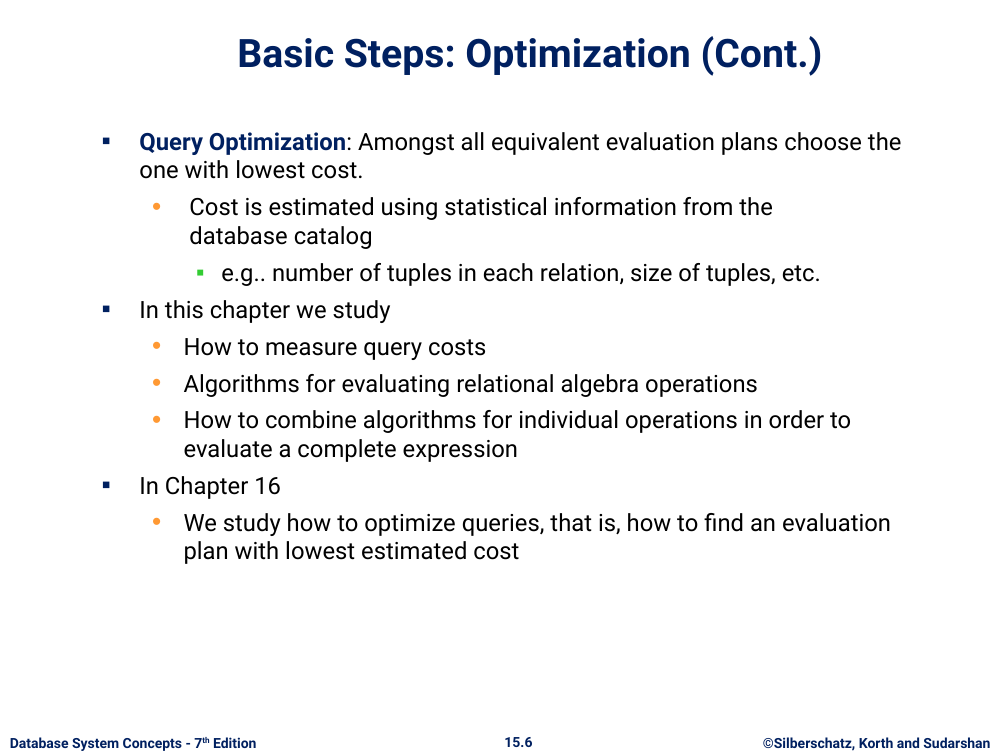
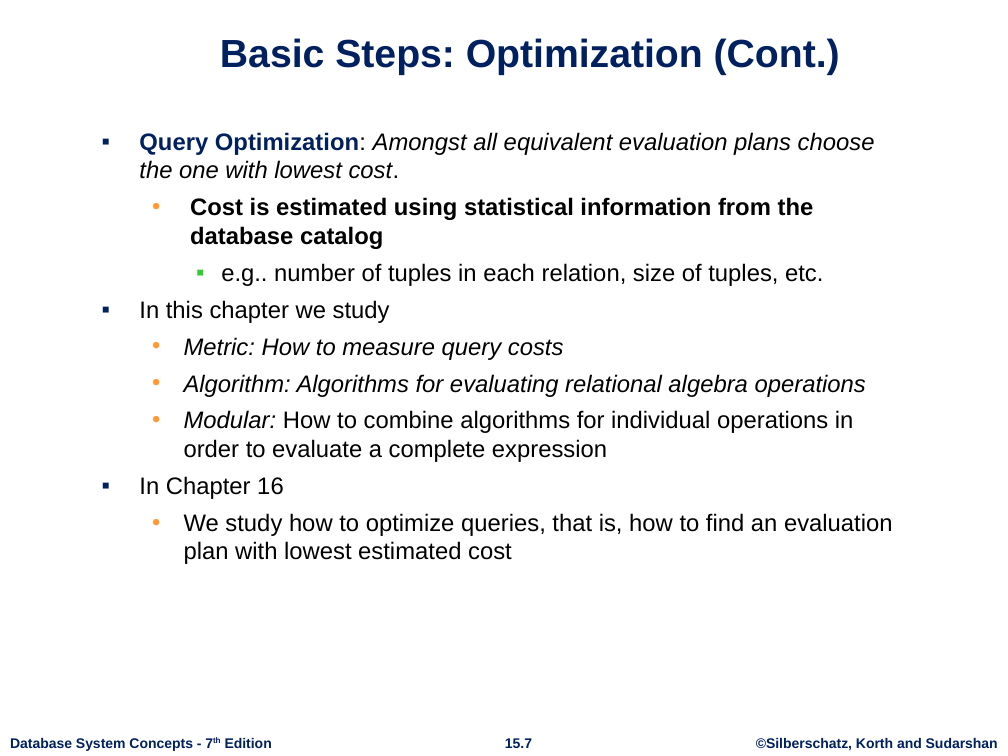
Before and after one commit to rizveeredwan/course-contents, a slide deck: slide 7 of CSE-3104/ch15.pptx (slide 6 before the commit). Drawn at 1008x756 pixels with LibreOffice and Linux fonts; fonts in the diff are those of the drawing; background and template pictures are left out. Boxes give left, top, right and bottom in pixels: in the first picture for what was removed or moved away, otherwise in the second. Text is boxed around its words. In the diff, an @@ line names an element or a change of style, - is before the commit and + after.

Commit message:
added chapter 15

```diff
--- a/CSE-3104/ch15.pptx
+++ b/CSE-3104/ch15.pptx
@@ title "Basic Steps: Optimization (Cont.)" at (220,38,840,75): font Roboto to Arial @@
@@ text at (139,132,893,564): font Roboto to Arial in "Query Optimization: Amongst all equivalent evaluation plans ...", "Cost is estimated using statistical information from ...", "e.g.. number of tuples in each relation, ...", "In this chapter we study" and 2 more places; italic on in "Amongst all equivalent evaluation plans choose the ..."; bold on in "Cost is estimated using statistical information from ..."; less space between paragraphs @@
@@ text at (184,337,866,462): text changed; font Roboto to Arial; italic on @@
-  • How to measure query costs
-  • Algorithms for evaluating relational algebra operations
-  • How to combine algorithms for individual operations in order to evaluate a complete expression
+  • Metric: How to measure query costs
+  • Algorithm: Algorithms for evaluating relational algebra operations
+  • Modular: How to combine algorithms for individual operations in order to evaluate a complete expression
@@ text "Database System Concepts - 7th ..." at (10,738,272,751): font Roboto to Arial; less space between paragraphs @@
@@ page number at (505,738,532,748): text changed; font Roboto to Arial @@
-15.6
+15.7
@@ text "©Silberschatz, Korth and Sudarshan" at (756,738,998,751): font Roboto to Arial; less space between paragraphs @@
```
Also in this commit, not shown: 62 other slides changed, 17 slides added.
